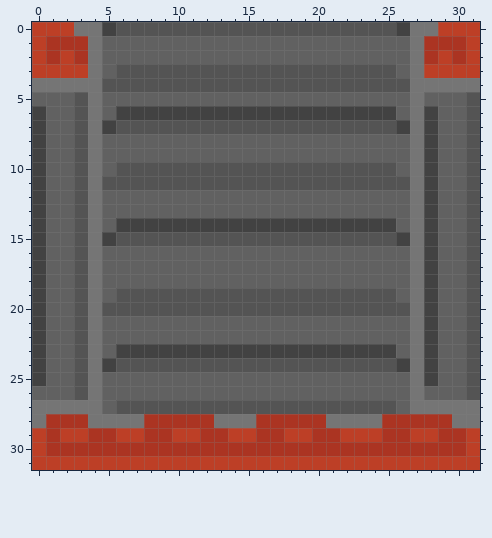
Pixel-art sprite: sprites/blocks/distribution/conveyors/esteira de latão/EsteiraDeLatao-2-0.png. The first picture shows the starting point.
The file is 32x32 pixels. Colours within 5 levels of each other are drawn and written as one.
After:
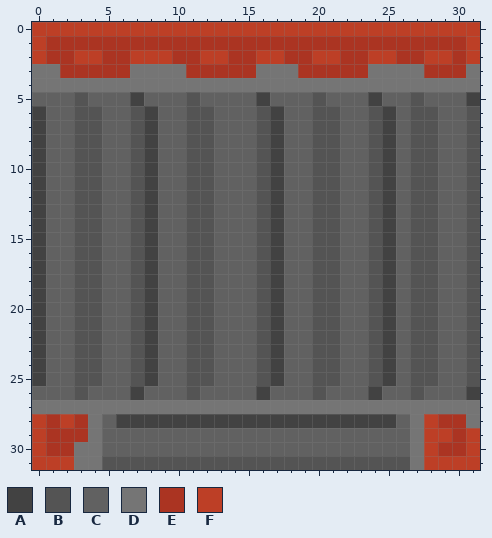
Palette (. is transparent): A #424242  B #545454  C #616161  D #757575  E #ab3422  F #bd3f26
From the commit log: correção de bug nos sprites da esteira reforçada kkkkkk tava de lado e faltava 8 sprites
Diff:
Changed rows in their new state; - is an unchanged pixel.
first column x 0:
 0 ---FFFFFFFFFFFFFFFFFFFFFFFFFF---
 1 ----EEEEEEEEEEEEEEEEEEEEEEEE----
 2 --EFFEEFFFEEFFEEFFEEFFEEFFEEF---
 3 DDEEEEEDDDDEEEEEDDDEEEEEDDD-EEED
 4 -----DDDDDDDDDDDDDDDDDDDDDD-----
 5 ----C--A---B----A---B---A--B---A
 6 ----B-CB-CCBBCCCB-CCBBCCB--BB---
 7 ----BCC-ACC--CCC-ACC--CC-ACBB---
 8 ----B--BA--BB---BA--BB--BA-BB---
 9 ----B--BA--BB---BA--BB--BA-BB---
10 ----B-C-ACC--CCC-ACC--CC-A-BB---
11 ----BCC-ACC--CCC-ACC--CC-ACBB---
12 ----B--BA--BB---BA--BB--BA-BB---
13 ----B--BA--BB---BA--BB--BA-BB---
14 ----B-CB-CCBBCCCB-CCBBCCB--BB---
15 ----BCC-ACC--CCC-ACC--CC-ACBB---
16 ----B--BA--BB---BA--BB--BA-BB---
17 ----B--BA--BB---BA--BB--BA-BB---
18 ----B--BA--BB---BA--BB--BA-BB---
19 ----B-C-ACC--CCC-ACC--CC-A-BB---
20 ----BCC-ACC--CCC-ACC--CC-ACBB---
21 ----B--BA--BB---BA--BB--BA-BB---
22 ----B--BA--BB---BA--BB--BA-BB---
23 ----B-CB-CCBBCCCB-CCBBCCB--BB---
24 ----BCC-ACC--CCC-ACC--CC-ACBB---
25 ----B--BA--BB---BA--BB--BA-BB---
26 ----C--A---B----A---B---A--B---A
27 -----DDDDDDDDDDDDDDDDDDDDDD-----
28 F-F--CAAAAAAAAAAAAAAAAAAAACDF-E-
29 --EEDCCCCCCCCCCCCCCCCCCCCCCD-F--
30 ---DDCCCCCCCCCCCCCCCCCCCCCCDF---
31 ---DDBBBBBBBBBBBBBBBBBBBBBBD----
Where, in picture pixels (left, top, right, bottom), the same in both pictures:
changed: (32, 22, 480, 470)
